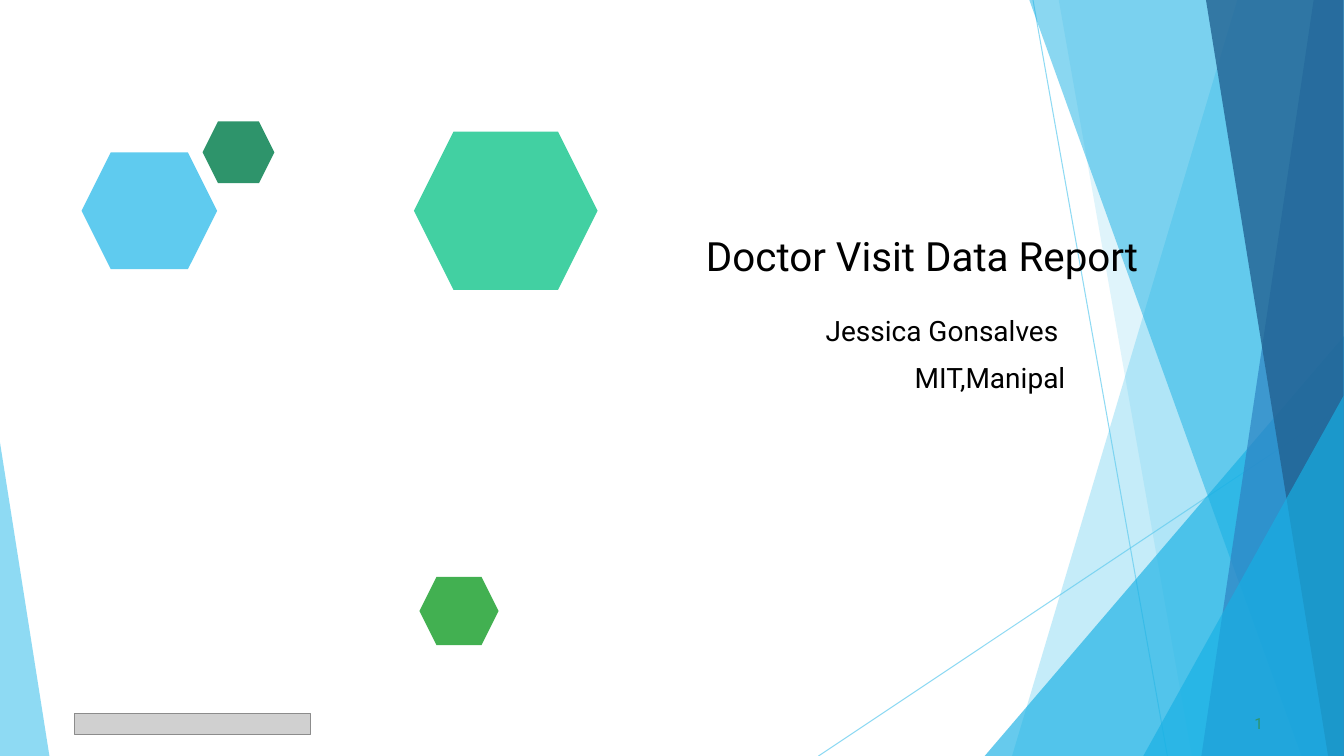
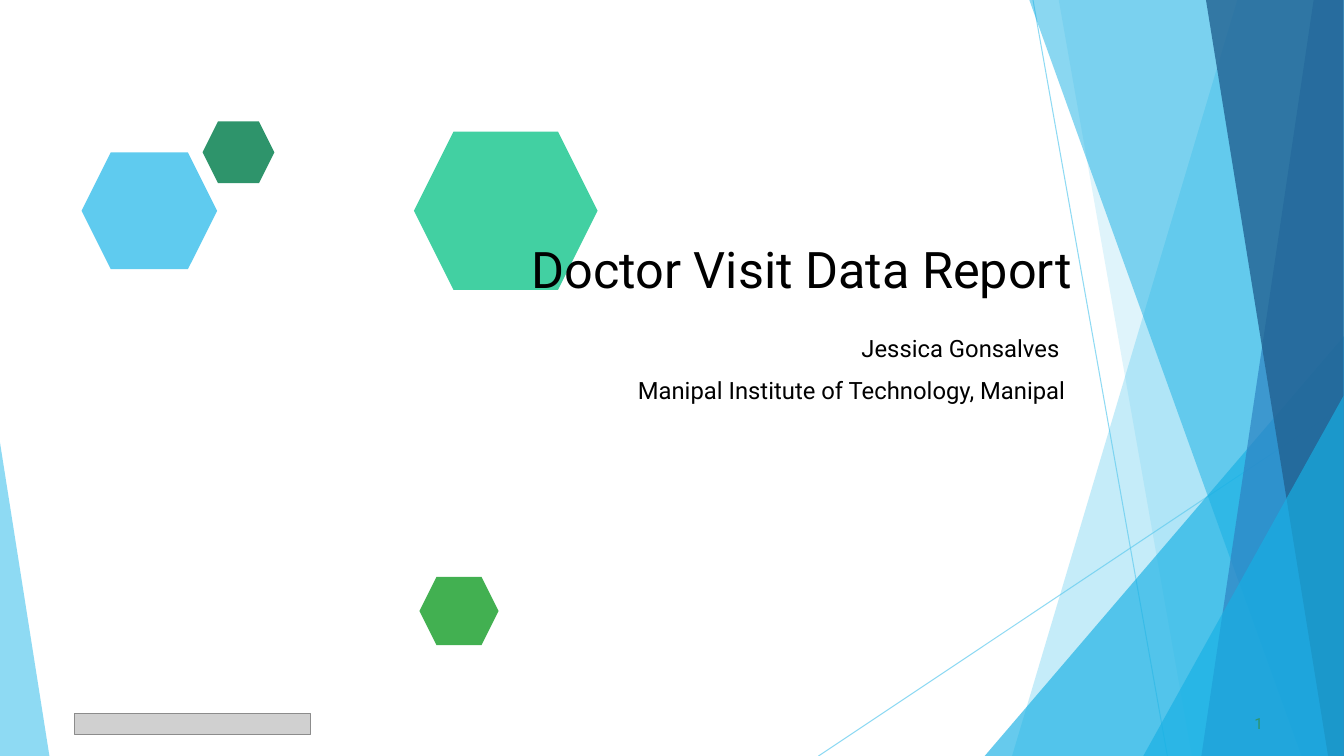
Before and after one commit to jessicaGonsalves04/VOIS_Internship, a slide deck: slide 1 of DIY 1- Doctor Visit/DIY Project 1 PPT.pptx. Drawn at 1344x756 pixels with LibreOffice and Linux fonts; fonts in the diff are those of the drawing; grey boxes stand for pictures. Boxes give left, top, right and bottom in pixels: in the first picture for what was removed or moved away, otherwise in the second. Text is boxed around its words. In the diff, an @@ line names an element or a change of style, - is before the commit and + after.

```diff
--- a/DIY 1- Doctor Visit/DIY Project 1 PPT.pptx
+++ b/DIY 1- Doctor Visit/DIY Project 1 PPT.pptx
@@ title "Doctor Visit Data Report": place and size @@
-title "Doctor Visit Data Report" at bbox=[706, 234, 1139, 281]
+title "Doctor Visit Data Report" at bbox=[531, 242, 1071, 299]
@@ title "Doctor Visit Data Report" at bbox=[531, 242, 1071, 299]: size 28.8 to 36 pt @@
@@ text "Jessica Gonsalves": place and size @@
-text "Jessica Gonsalves" at bbox=[826, 320, 1066, 394]
+text "Jessica Gonsalves" at bbox=[638, 339, 1065, 404]
@@ text at bbox=[861, 339, 1059, 358]: size 20 to 17 pt in "Jessica Gonsalves" @@
@@ text at bbox=[638, 381, 1065, 404]: text changed; size 20 to 17 pt @@
-MIT,Manipal
+Manipal Institute of Technology, Manipal
```
Also in this commit, not shown: 1 other slide changed, 4 other files.
